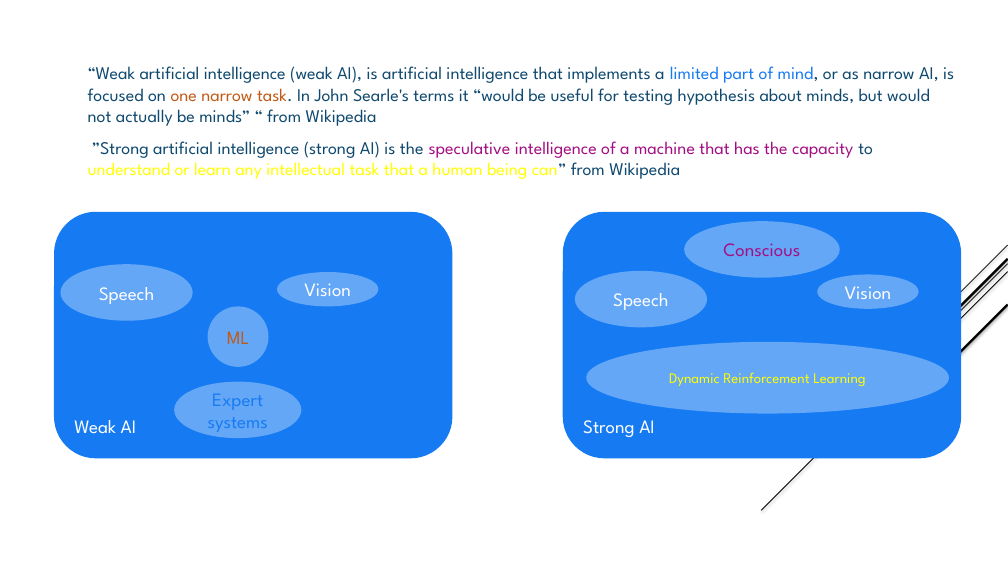
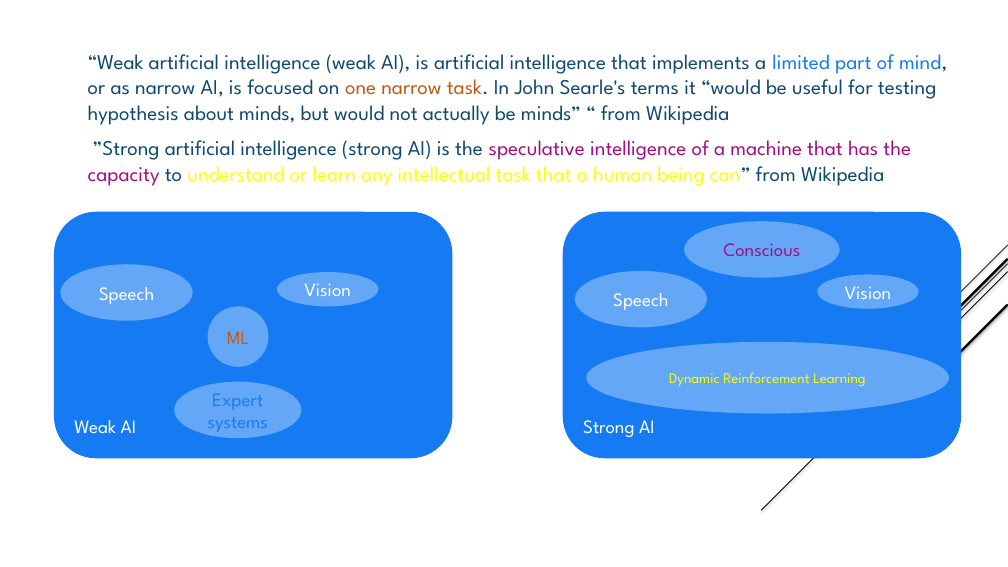
Before and after one commit to jnguyen1192/SIA, a slide deck: slide 3 of SAI_presentation_libre_office.pptx. Drawn at 1008x567 pixels with LibreOffice and Linux fonts; fonts in the diff are those of the drawing. Boxes give left, top, right and bottom in pixels: in the first picture for what was removed or moved away, otherwise in the second. Text is boxed around its words. In the diff, an @@ line names an element or a change of style, - is before the commit and + after.

Commit message:
#12 Weak AI vs Strong AI explanation concept number one part 30 added on introduction slides

```diff
--- a/SAI_presentation_libre_office.pptx
+++ b/SAI_presentation_libre_office.pptx
@@ text "“Weak artificial intelligence (weak AI), ..." at box(88, 54, 947, 186): size 17 to 20 pt @@
```
Also in this commit, not shown: 3 other slides changed.
